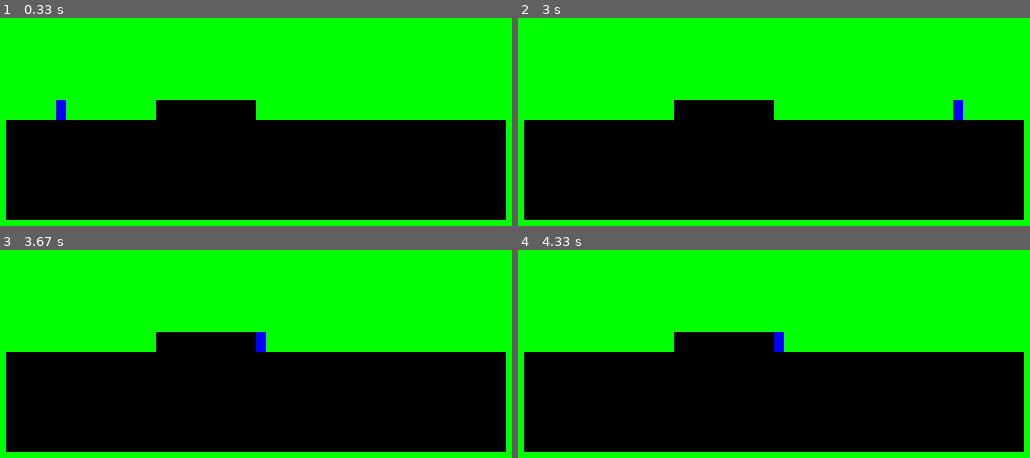
Above: before the commit, frames 1-4 (two rows, left to right).
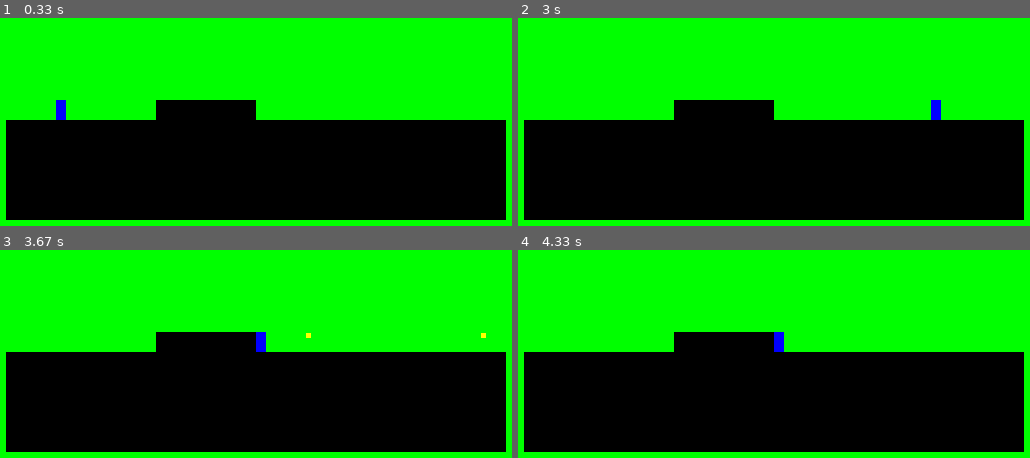
Above: after the commit, the same moments.

Repository: ALEXANDER-Denni/pygame_platformer
Game: pygame game, started from main.py
Same seed, same stepped clock (60 frames per second), same inputs: the game is played once before the commit and once after it.
Inputs:
- Up to frame 1 (0.33 s): no input
- Up to frame 2 (3 s): hold Space 0.33-0.8 s; hold D 0.33-0.8 s; hold Space 0.83-1.3 s; hold D 0.83-1.3 s; hold W 1.83-2.3 s; hold D 2.33-2.8 s; hold A from 2.83 s (still down)
- Up to frame 3 (3.67 s): release A at 3.37 s; hold Space from 3.4 s (still down); hold S from 3.4 s (still down)
- Up to frame 4 (4.33 s): release Space at 3.7 s; release S at 3.7 s

Frame 1 is identical in both runs. In frame 2, 0.4% of the frame differs, in the area x 80-87%, y 39-50%; in frame 3, less than 0.1%; in frame 4, nothing differs.

Commit message:
Add files via upload

Diff:
--- /dev/null
+++ b/bullet.py
@@ -0,0 +1,30 @@
+import pygame
+import os
+
+SPEED = 25
+WIDTH = 5
+HEIGHT = 5
+
+class bullet(pygame.sprite.Sprite):
+    def __init__(self, x, y, damage, direction, fired_by_player, screen):
+        pygame.sprite.Sprite.__init__(self)
+        self.image = pygame.Surface([WIDTH, HEIGHT])
+        self.image.fill((255, 255, 0))
+        self.rect = self.image.get_rect()
+        self.rect.x = x
+        self.rect.y = y
+        self.screen = screen
+        self.damage = damage
+        self.speed = SPEED
+        self.direction = direction
+        self.fired_by_player = fired_by_player
+
+    def draw(self):
+        self.screen.blit(pygame.transform.flip(self.image, self.direction==1, False), self.rect)
+
+    def move(self):
+        self.rect.x += self.speed * self.direction
+
+    def update(self):
+        self.move()
+        self.draw()
--- a/collision.py
+++ b/collision.py
@@ -1,6 +1,6 @@
 def platform_collisions(player, platforms):
     res = []
-    for platform in platforms:
+    for platform in platforms.sprites():
         res.append(player_platform_collison(player,platform))
     out = [False, False] #X collide, Y collide
     if "X" in res:
--- a/main.py
+++ b/main.py
@@ -3,6 +3,7 @@
 
 import collision
 import player
+import wall
 
 os.environ['SDL_AUDIODRIVER'] = 'directx'
 
@@ -18,21 +19,24 @@
 clock = pygame.time.Clock()
 
 
-player_object = player.player(100, 100, 10, 20)
+player_object = player.player(100, 100, 10, 20, screen)
 
 move_left = False
 move_right = False
 move_up = False
 move_down = False
 jump = False
-
+shoot = False
 
 def draw_background():
     screen.fill((0, 255, 0))
 
-class TEMP:
-    def __init__(self,x,y,w,h):
-        self.rect = pygame.Rect(x,y,w,h)
+walls = pygame.sprite.Group()
+
+walls.add(wall.wall(50, 200, 500, 100, screen))
+walls.add(wall.wall(200, 180, 100, 20, screen))
+
+bullets = pygame.sprite.Group()
 
 run = True
 while run:
@@ -51,6 +55,8 @@
                 jump = True
             if event.key == pygame.K_s:
                 move_down = True
+            if event.key == pygame.K_SPACE:
+                shoot = True
         if event.type == pygame.KEYUP:
             if event.key == pygame.K_a:
                 move_left = False
@@ -60,19 +66,22 @@
                 jump = False
             if event.key == pygame.K_s:
                 move_down = False
+            if event.key == pygame.K_SPACE:
+                shoot = False
 
-    pygame.draw.rect(screen, (0, 0, 0), TEMP(50,200,500,100))
-    pygame.draw.rect(screen, (0, 0, 0), TEMP(200, 180, 100, 20))
+    walls.update()
     player_object.move(move_left, move_right, jump, move_down)
-    collide = collision.platform_collisions(player_object, [TEMP(50,200,500,100), TEMP(200, 180, 100, 20)])# return (X collision, Y collision)
+    if shoot:
+        player_object.shoot(bullets)
+    bullets.update()
+    collide = collision.platform_collisions(player_object, walls)# return (X collision, Y collision)
     if collide[0]:
         player_object.x_velocity = 0
     if collide[1]:
         player_object.in_air = False
     else:
         player_object.in_air = True
-    player_object.draw(screen)
-
+    player_object.draw()
     pygame.display.update()
 
-#add bullets, add enemies, add more platforms, add moving platforms, add lasers, add switches and doors, add level builder script
+#add enemies, add more platforms, add moving platforms, add lasers, add switches and doors, add level builder script
--- a/player.py
+++ b/player.py
@@ -1,23 +1,34 @@
 import pygame
 import os
 
+import bullet
+
 START_HEALTH = 100
 MAX_HEALTH = 100
-FIRE_RATE = 100
-BULLET_DAMAGE = 100
 PLAYER_WIDTH = 100
 PLAYER_HEIGHT = 100
 STARTER_AMMO = 100
+FIRE_DELAY = 100
+BULLET_DAMAGE = 100
+RELOAD_TIME = 2000
 ACCELERATION = 1
-FRICTION = 1
+FRICTION = 3
 GRAVITY = 1
 SPEED = 10
 JUMP_FORCE = 100
 DOUBLE_JUMP_DELAY = 110
 
-class player:
-    def __init__(self, x, y, w, h):
-        self.rect = pygame.Rect(x, y, w,h)
+class player(pygame.sprite.Sprite):
+    def __init__(self, x, y, w, h, screen):
+        pygame.sprite.Sprite.__init__(self)
+        self.image = pygame.Surface([w,h])
+        self.image.fill((0, 0, 255))
+        self.rect = self.image.get_rect()
+        self.rect.x = x
+        self.rect.y = y
+        self.direction = 1
+        self.screen = screen
+
         self.x_velocity = 0
         self.y_velocity = 0
         self.accel = ACCELERATION
@@ -25,23 +36,26 @@
 
         self.in_air = False
         self.double_jump = False
-        self.jumpTime = 0
+        self.jump_time = 0
 
         self.health = START_HEALTH
+
         self.ammo = STARTER_AMMO
+        self.fire_time = 0
+        self.time_of_reload = 0
+        self.reloading = False
 
 
     def move(self, left, right, up, down):
+        self.reload() # add to update script in future
         x_v = 0
         y_v = 0
 
         if right:
-            if self.x_velocity < 0 and not right:
-                x_v+=self.x_velocity
+
             x_v += self.accel
         if left:
-            if self.x_velocity > 0 and not left:
-                x_v+=self.x_velocity
+
             x_v -= self.accel
         if down:
             y_v += self.accel
@@ -49,8 +63,8 @@
             if not self.in_air:
                 y_v = -JUMP_FORCE
                 self.double_jump = True
-                self.jumpTime = pygame.time.get_ticks()
-            elif self.double_jump and pygame.time.get_ticks() - self.jumpTime > DOUBLE_JUMP_DELAY:
+                self.jump_time = pygame.time.get_ticks()
+            elif self.double_jump and pygame.time.get_ticks() - self.jump_time > DOUBLE_JUMP_DELAY:
                 y_v = -JUMP_FORCE
                 self.double_jump = False
             self.in_air = True
@@ -61,6 +75,8 @@
         else:
             self.y_velocity = 0
             if not right and not left:
+                if abs(self.x_velocity) < FRICTION:
+                    self.x_velocity = 0
                 if self.x_velocity > 0:
                     x_v -= FRICTION
                 if self.x_velocity < 0:
@@ -80,5 +96,20 @@
         self.rect.x += self.x_velocity
         self.rect.y += self.y_velocity
 
-    def draw(self, screen,):
-        pygame.draw.rect(screen, (0, 0, 255), self.rect)
+    def shoot(self, bullet_list):
+        if pygame.time.get_ticks()-self.fire_time > FIRE_DELAY:
+            if self.ammo > 0:
+                self.fire_time = pygame.time.get_ticks()
+                bullet_list.add(bullet.bullet(self.rect.x, self.rect.y, 100, self.direction, True, self.screen))
+                self.ammo -= 1
+                if self.ammo == 0:
+                    self.time_of_reload = pygame.time.get_ticks()
+                    self.reloading = True
+
+    def reload(self):
+        if self.reloading and pygame.time.get_ticks() - self.time_of_reload > RELOAD_TIME:
+            self.ammo = STARTER_AMMO
+            self.reloading = False
+
+    def draw(self):
+        self.screen.blit(pygame.transform.flip(self.image, self.direction==1, False), self.rect)
--- /dev/null
+++ b/wall.py
@@ -0,0 +1,18 @@
+import pygame
+import os
+
+class wall(pygame.sprite.Sprite):
+    def __init__(self, x, y, w, h, screen):
+        pygame.sprite.Sprite.__init__(self)
+        self.image = pygame.Surface([w, h])
+        self.image.fill((0, 0, 0))
+        self.rect = self.image.get_rect()
+        self.rect.x = x
+        self.rect.y = y
+        self.screen = screen
+
+    def draw(self):
+        self.screen.blit(self.image, self.rect)
+
+    def update(self):
+        self.draw()
